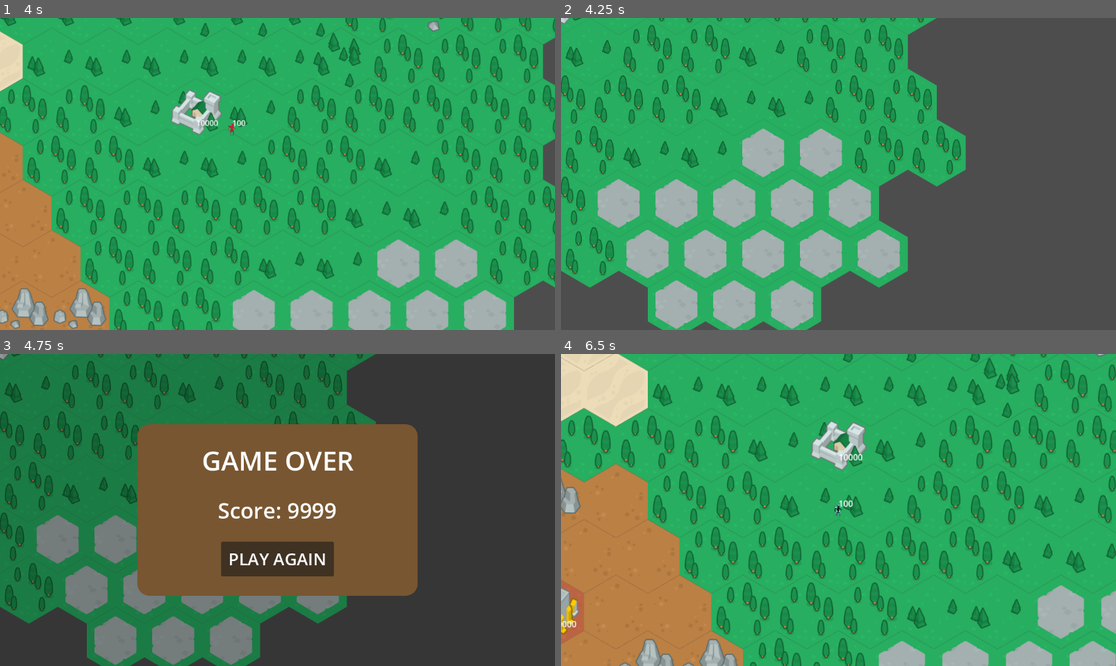
Above: before the commit, frames 1-4 (two rows, left to right).
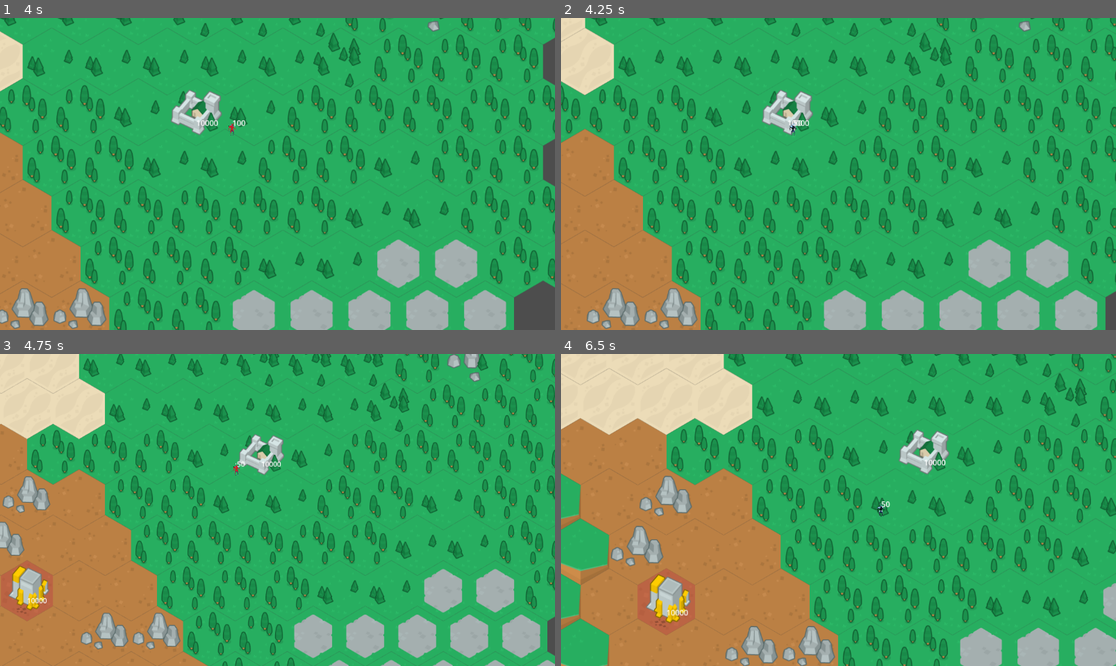
Above: after the commit, the same moments.

Repository: ThirdBlockStudios/Swarm
Game: Godot game, scene res://Scenes/Objects/world.tscn
Same seed, same stepped clock (60 frames per second), same inputs: the game is played once before the commit and once after it.
Inputs (mouse positions are in pixels of both pictures, inside the frame that each line leads up to):
- Up to frame 1 (4 s): tap Enter at 0.5 s; move the mouse to (399, 158) at 0.52 s; press the mouse at (399, 158) at 0.53 s; hold Right (ui_right) 0.53-1.28 s; move the mouse to (166, 189) at 1.27 s; release the mouse at (166, 189) at 1.28 s; hold Down (ui_down) 1.28-2.03 s; click (166, 189) at 1.35 s; move the mouse to (333, 105) at 2.02 s; hold Right (ui_right) 2.03-2.78 s; hold Space (center_camera) 2.03-2.78 s; click (333, 105) at 2.3 s; move the mouse to (249, 236) at 2.77 s; hold Up (ui_up) 2.78-3.53 s; tap Middle mouse button (pan_with_mouse) at 2.85 s; click (249, 236) at 3.05 s; move the mouse to (444, 220) at 3.52 s; hold Left (ui_left) from 3.53 s (still down); hold Shift (shift) from 3.53 s (still down); click (444, 220) at 3.8 s
- Up to frame 2 (4.25 s): keep holding Left (ui_left); keep holding Shift (shift); tap Q (kill_player_test) at 4.15 s
- Up to frame 3 (4.75 s): keep holding Left (ui_left); move the mouse to (111, 463) at 4.27 s; release Shift (shift) at 4.28 s; tap Mouse wheel down (zoom_in) at 4.35 s; click (111, 463) at 4.55 s
- Up to frame 4 (6.5 s): release Left (ui_left) at 5 s; click (838, 559) at 5 s, where only the run before the commit has a clickable "PLAY AGAIN"; tap Space (center_camera) at 5.75 s; move the mouse to (866, 510) at 5.77 s; press the mouse at (866, 510) at 5.78 s; hold Down (ui_down) from 5.78 s (still down); tap Mouse wheel up (zoom_out) at 5.85 s

Frame 1 is identical in both runs. In frame 2, 72% of the frame differs, in the area x 0-100%, y 0-100%; in frame 3, 97%; in frame 4, 48%.

Commit message:
move health depleted signal to HealthComponent

Diff:
--- a/Scenes/Components/HealthComponent.gd
+++ b/Scenes/Components/HealthComponent.gd
@@ -4,6 +4,7 @@
 @export var MAX_HEALTH: float = 100
 var health: float
 
+signal health_depleted
 
 func _ready():
     health = MAX_HEALTH
@@ -13,6 +14,7 @@
     health -= attack.attack_damage
     on_health_changed()
     if health <= 0:
+        health_depleted.emit()
         get_parent().queue_free()
 
 func on_health_changed():
--- a/Scenes/Objects/player.gd
+++ b/Scenes/Objects/player.gd
@@ -31,7 +31,10 @@
 func _input(event: InputEvent):
     # TODO(nkuang): Testing only. Remove after enemy damage implemented.
     if Input.is_action_pressed("kill_player_test"):
-        die()
+        # Simulate 1HKO on Player.
+        var attack = Attack.new()
+        attack.attack_damage = 50
+        $HealthComponent.damage(attack)
     if event.is_action_pressed("attack"):
         $AnimatedSprite2D.play("Attack")
         var attack = Attack.new()
@@ -41,9 +44,3 @@
 
 func _on_animated_sprite_2d_animation_finished():
     $AnimatedSprite2D.play("Static")
-
-
-## Player dying logic.
-func die():
-    killed.emit()
-    queue_free()
--- a/Scenes/Objects/world.gd
+++ b/Scenes/Objects/world.gd
@@ -12,7 +12,7 @@
     # Hook up Player's killed signal.
     player = get_tree().get_first_node_in_group("player")
     assert(player != null)
-    player.killed.connect(display_game_over_screen)
+    player.get_node("HealthComponent").health_depleted.connect(display_game_over_screen)
     # TODO(nkuang): hook up EnemyBase's/PlayerBase's killed signal.
 
 
